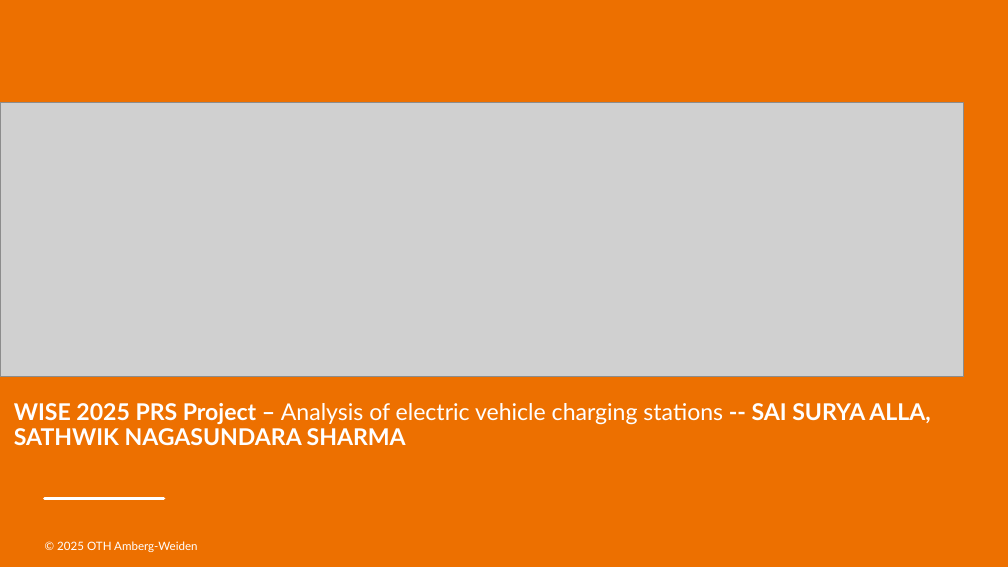
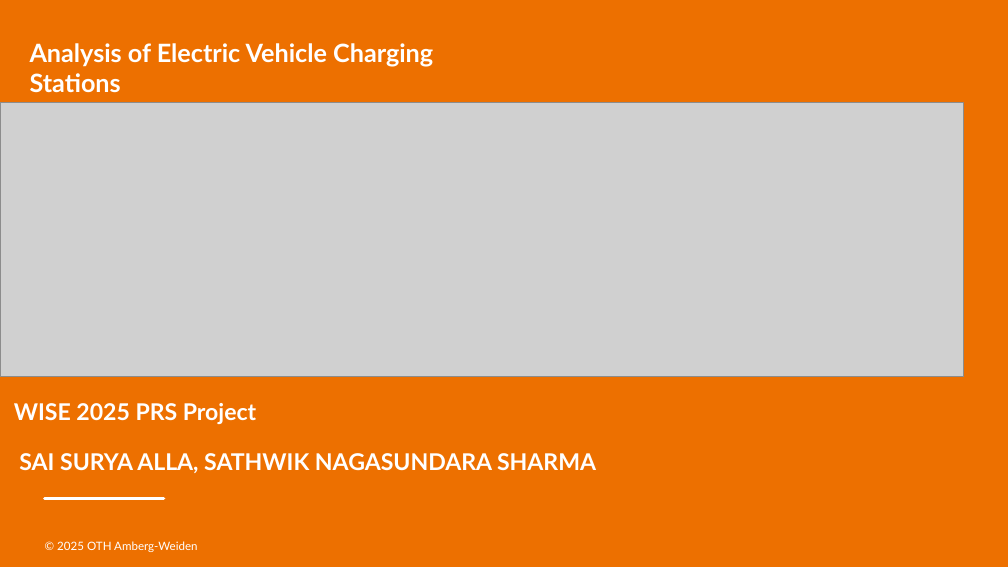
Before and after one commit to SathwikSharma226/PRS_FinalProject_EVGermany, a slide deck: slide 1 of PRS_Presentation_EVGermany.pptx. Drawn at 1008x567 pixels with LibreOffice and Linux fonts; fonts in the diff are those of the drawing; grey boxes stand for pictures; background and template pictures are left out. Boxes give left, top, right and bottom in pixels: in the first picture for what was removed or moved away, otherwise in the second. Text is boxed around its words. In the diff, an @@ line names an element or a change of style, - is before the commit and + after.

```diff
--- a/PRS_Presentation_EVGermany.pptx
+++ b/PRS_Presentation_EVGermany.pptx
@@ text added at [30, 43, 433, 93], 24 pt, text #FFFFFF, bold @@
+Analysis of Electric Vehicle Charging Stations
@@ text at [14, 403, 596, 473]: text changed @@
-WISE 2025 PRS Project – Analysis of electric vehicle charging stations -- SAI SURYA ALLA, SATHWIK NAGASUNDARA SHARMA
+WISE 2025 PRS Project
+SAI SURYA ALLA, SATHWIK NAGASUNDARA SHARMA
```
Also in this commit, not shown: 7 other slides changed, 3 slides added, 1 slide removed.
